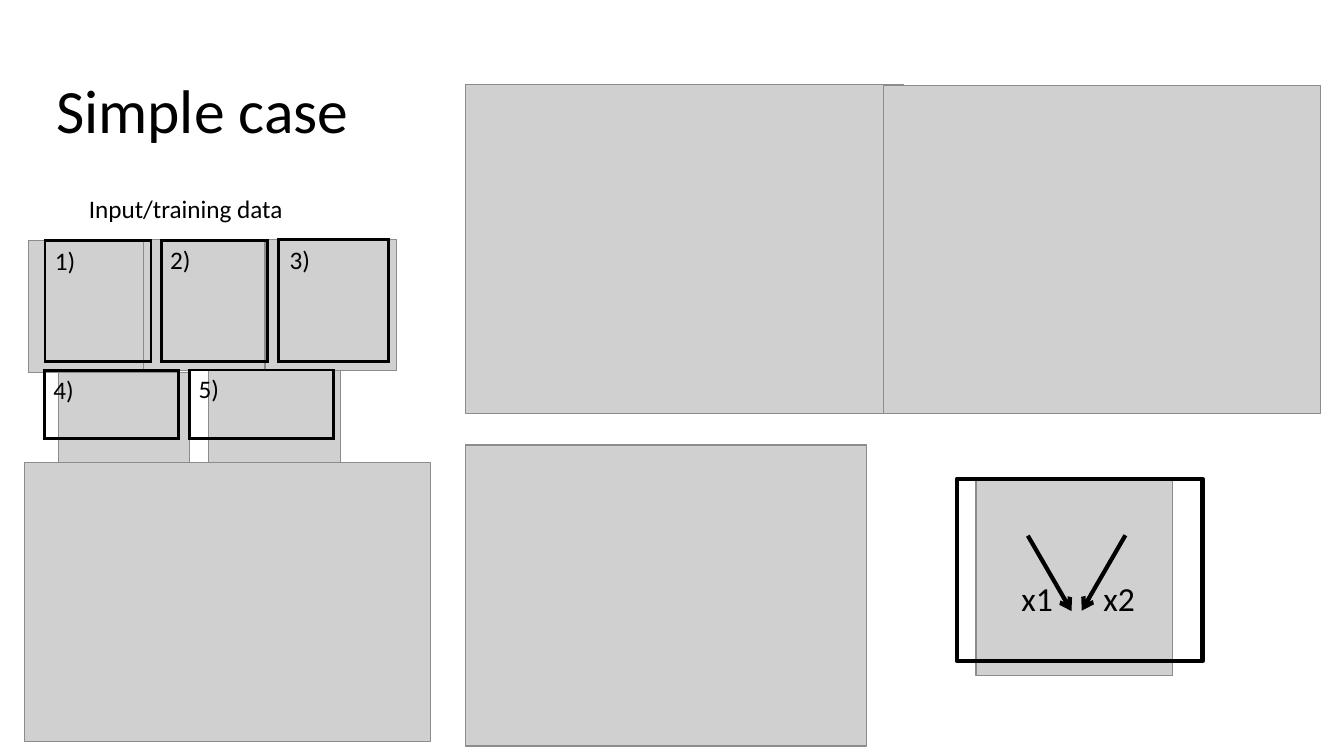
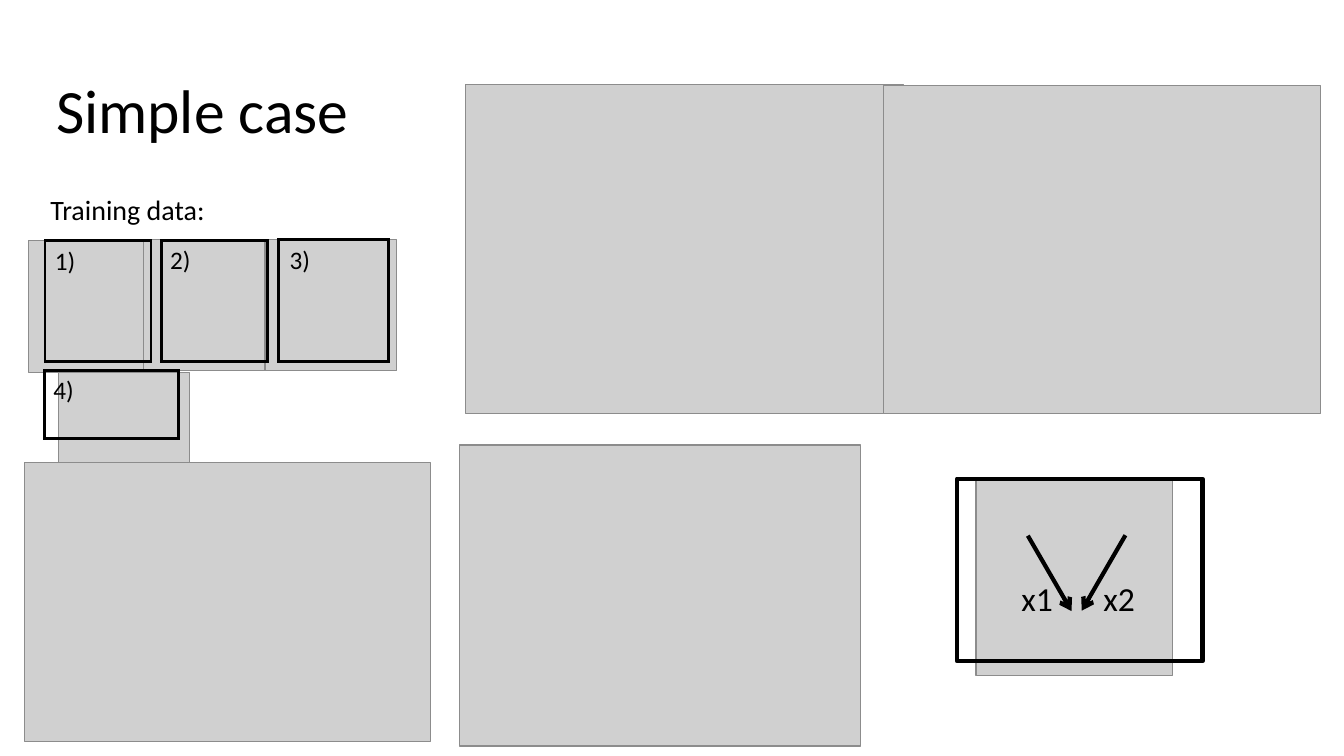
Before and after one commit to MaltheBisbo/learningForces, a slide deck: slide 12 of Presentations/2018-06-25-Malthe-villum.pptx (slide 4 before the commit). Drawn at 1344x756 pixels with LibreOffice and Linux fonts; fonts in the diff are those of the drawing; grey boxes stand for pictures. Boxes give left, top, right and bottom in pixels: in the first picture for what was removed or moved away, otherwise in the second. Text is boxed around its words. In the diff, an @@ line names an element or a change of style, - is before the commit and + after.

```diff
--- a/Presentations/2018-06-25-Malthe-villum.pptx
+++ b/Presentations/2018-06-25-Malthe-villum.pptx
@@ text at [50, 200, 205, 225]: text changed; size 18 to 20 pt @@
-Input/training data
+Training data:
@@ rectangle removed at [190, 370, 334, 439] @@
@@ text removed at [199, 378, 219, 405] @@
-5)
@@ picture removed at [209, 371, 341, 503] @@
@@ picture: place and size @@
-picture at [466, 446, 867, 747]
+picture at [459, 446, 860, 747]
```
Also in this commit, not shown: 3 other slides changed, 22 slides added, 6 other files.
